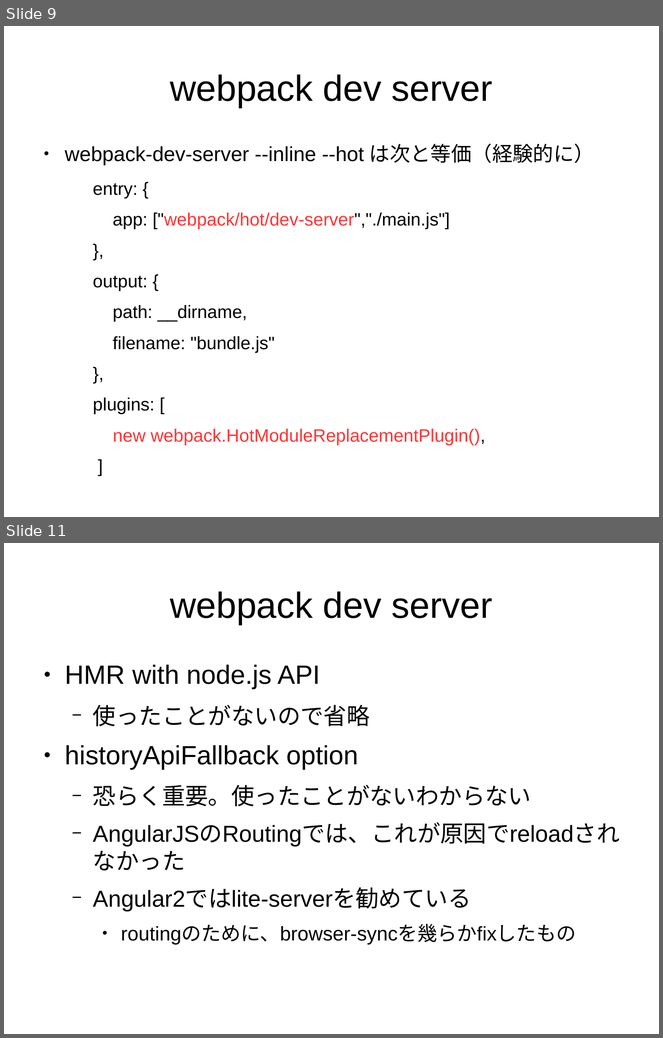
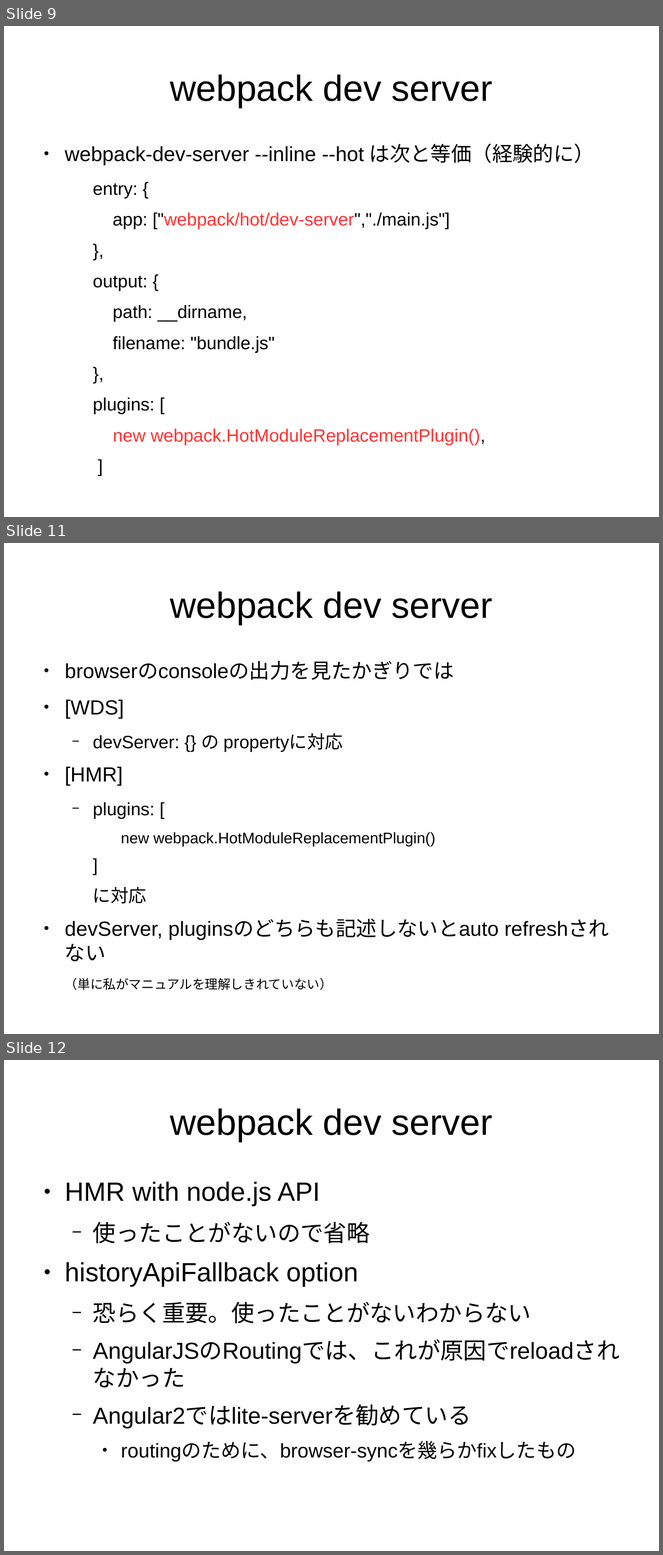
Before and after one commit to sallop/til, a slide deck: webpack入門.odp. Shown one above the other, each under a label of ours: slides 9 and 11 before the commit, slides 9, 11 and 12 after it; the slides between them are not shown. The pictures are 663x1038 and 663x1555 pixels, drawn with LibreOffice and Linux fonts; fonts in the diff are those of the drawing. Boxes give left, top, right and bottom in pixels: in the first picture for what was removed or moved away, otherwise in the second. Text is boxed around its words. In the diff, an @@ line names an element or a change of style, - is before the commit and + after.

```diff
--- a/webpack入門.odp
+++ b/webpack入門.odp
@@ slide 11 added at [4, 543, 659, 1034], background #FFFFFF @@
@@ title added at [170, 591, 493, 625], 44 pt, text #000000 @@
+webpack dev server
@@ text added at [65, 662, 499, 991], 24.8 pt, text #000000 @@
+● browserのconsoleの出力を見たかぎりでは
+● [WDS]
+  − devServer: {} の propertyに対応
+● [HMR]
+  − plugins: [
+    new webpack.HotModuleReplacementPlugin()
+  ]
+  に対応
+● devServer, pluginsのどちらも記述しないとauto refreshされない
+（単に私がマニュアルを理解しきれていない）
@@ what was slide 11 is now slide 12 @@
```
Also in this commit, not shown: 1 slide changed, 1 other file.
